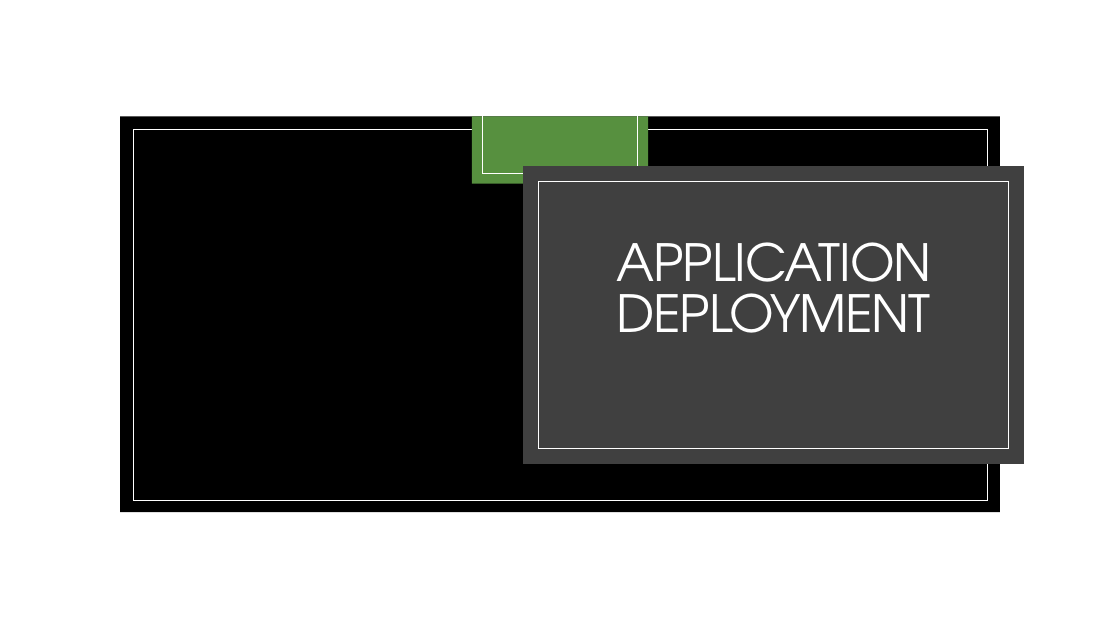
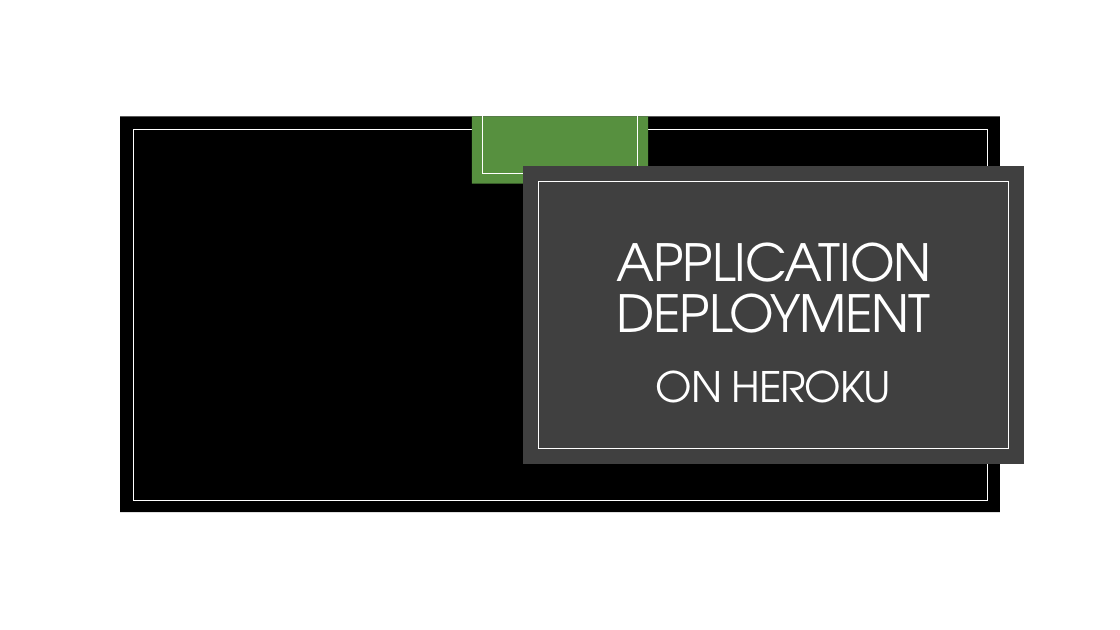
Before and after one commit to RussellMcGrath/class_heroku_demo, a slide deck: slide 1 of Heroku Deployment Diagrams.pptx. Drawn at 1120x630 pixels with LibreOffice and Linux fonts; fonts in the diff are those of the drawing; background and template pictures are left out. Boxes give left, top, right and bottom in pixels: in the first picture for what was removed or moved away, otherwise in the second. Text is boxed around its words. In the diff, an @@ line names an element or a change of style, - is before the commit and + after.

```diff
--- a/Heroku Deployment Diagrams.pptx
+++ b/Heroku Deployment Diagrams.pptx
@@ text added at box(656, 370, 892, 403), 36 pt, text #FFFFFF @@
+ON HEROKU
```
Also in this commit, not shown: 3 other slides changed, 2 other files.
